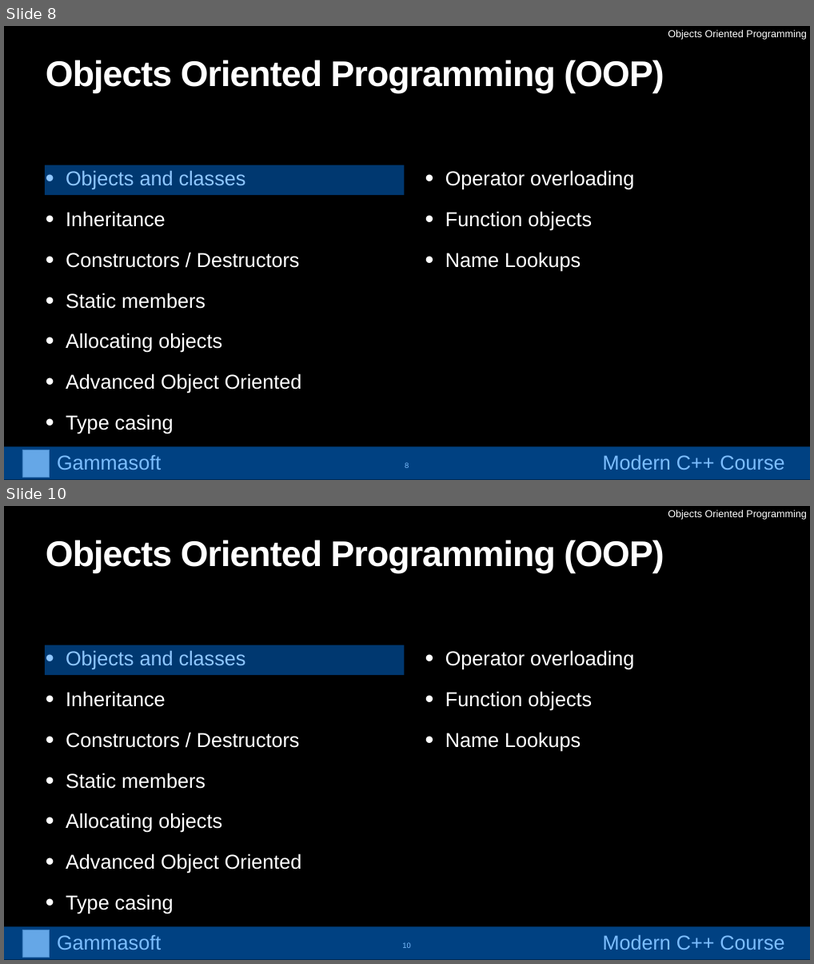
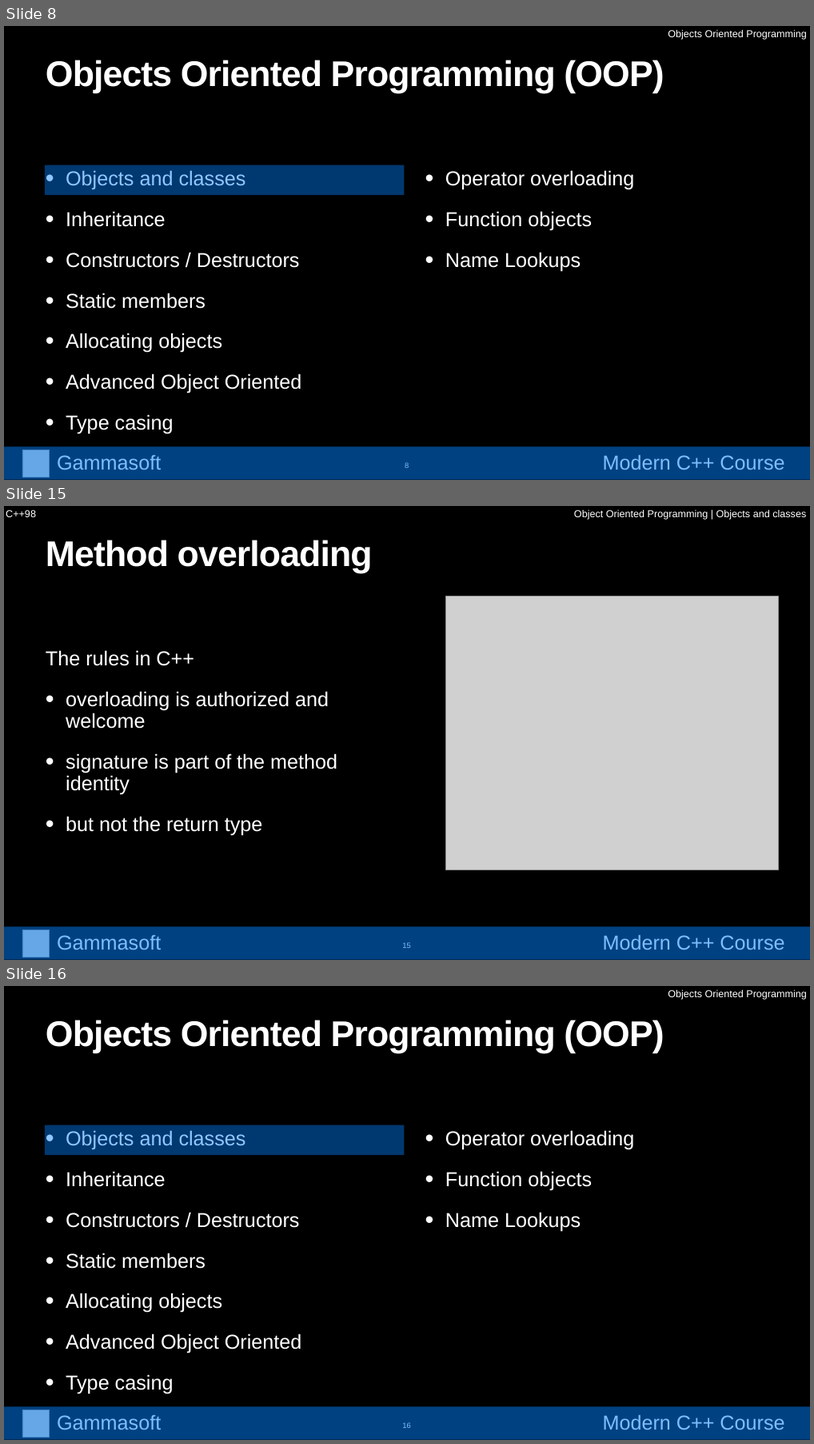
Before and after one commit to gammasoft71/cpp_modern_course, a slide deck: course/powerpoints/object_oriented_programming.pptx. Shown one above the other, each under a label of ours: slides 8 and 10 before the commit, slides 8, 15 and 16 after it; the slides between them are not shown. The pictures are 814x964 and 814x1444 pixels, drawn with LibreOffice and Linux fonts; fonts in the diff are those of the drawing; grey boxes stand for pictures. Boxes give left, top, right and bottom in pixels: in the first picture for what was removed or moved away, otherwise in the second. Text is boxed around its words. In the diff, an @@ line names an element or a change of style, - is before the commit and + after.

```diff
--- a/course/powerpoints/object_oriented_programming.pptx
+++ b/course/powerpoints/object_oriented_programming.pptx
@@ slide 15 added at <box>4,506,810,960</box>, background #000000 @@
@@ text added at <box>6,510,36,517</box>, 24 pt, text #FFFFFF @@
+C++98
@@ text added at <box>574,510,806,520</box>, 24 pt, text #FFFFFF @@
+Object Oriented Programming | Objects and classes
@@ title added at <box>46,540,373,573</box>, 85 pt, text #FFFFFF, bold @@
+Method overloading
@@ picture added at <box>446,596,778,870</box> @@
@@ text added at <box>46,650,338,836</box>, 48 pt, text #FFFFFF @@
+The rules in C++
+• overloading is authorized and welcome
+• signature is part of the method identity
+• but not the return type
@@ group added at <box>4,926,810,960</box>: 2 texts, 1 picture, 1 rectangle @@
+Gammasoft
+Modern C++ Course
@@ page number added at <box>402,942,411,948</box>, 18 pt, text #FFFFFF @@
+15
@@ what was slide 10 is now slide 16 @@
```
Also in this commit, not shown: 1 slide changed, 5 other slides added.
